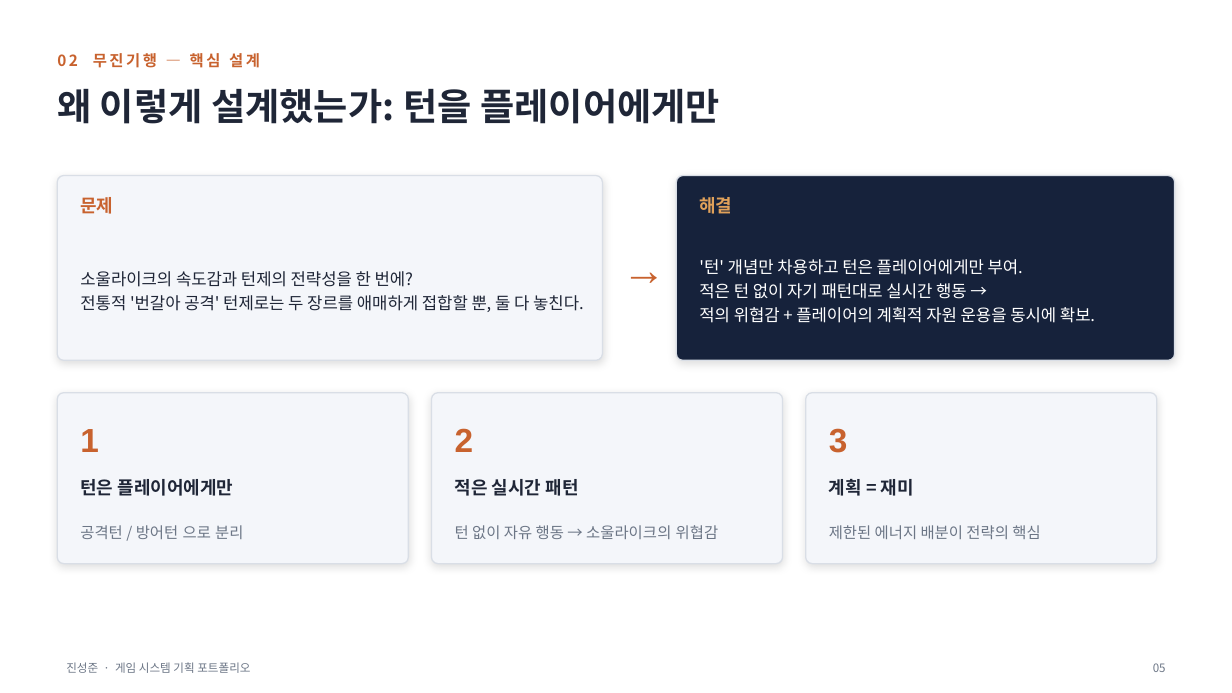
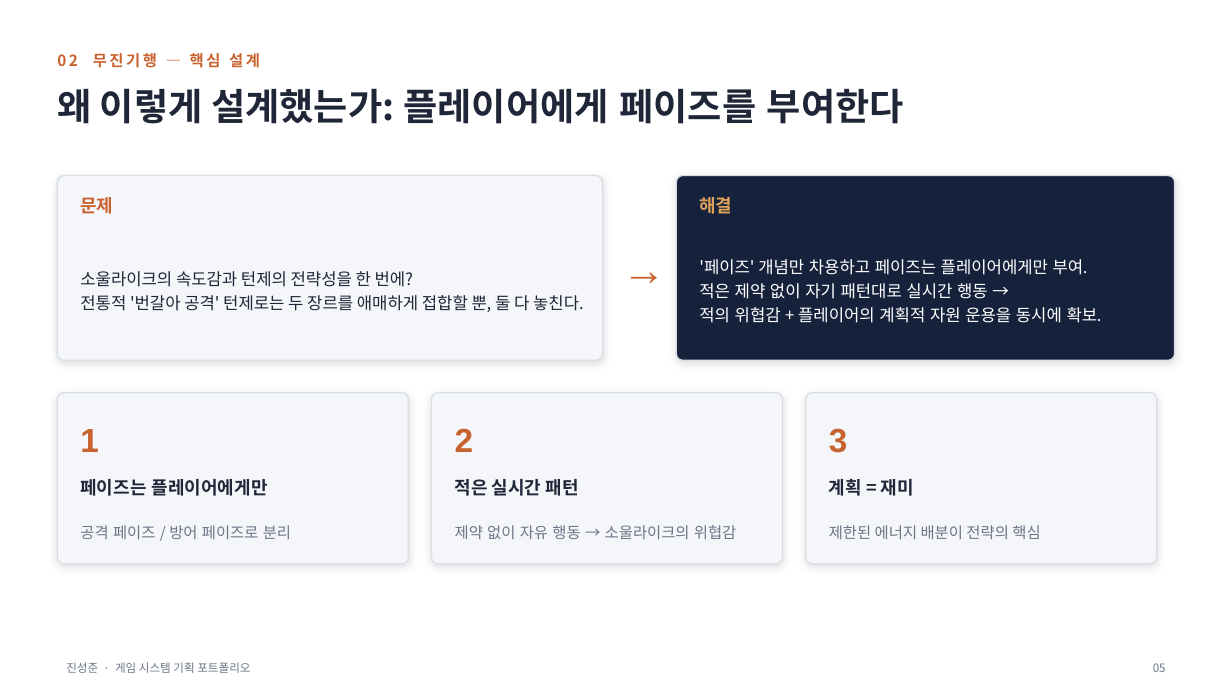
Before and after one commit to nohc2001/PulseCity, a slide deck: slide 5 of 포트폴리오/진성준/진성준_기획_포트폴리오.pptx. Drawn at 1232x693 pixels with LibreOffice and Linux fonts; fonts in the diff are those of the drawing. Boxes give left, top, right and bottom in pixels: in the first picture for what was removed or moved away, otherwise in the second. Text is boxed around its words. In the diff, an @@ line names an element or a change of style, - is before the commit and + after.

```diff
--- a/포트폴리오/진성준/진성준_기획_포트폴리오.pptx
+++ b/포트폴리오/진성준/진성준_기획_포트폴리오.pptx
@@ text at bbox=[57, 88, 904, 124]: text changed @@
-왜 이렇게 설계했는가: 턴을 플레이어에게만
+왜 이렇게 설계했는가: 플레이어에게 페이즈를 부여한다
@@ text at bbox=[699, 259, 1088, 299]: text changed @@
-'턴' 개념만 차용하고 턴은 플레이어에게만 부여.
-적은 턴 없이 자기 패턴대로 실시간 행동 →
+'페이즈' 개념만 차용하고 페이즈는 플레이어에게만 부여.
+적은 제약 없이 자기 패턴대로 실시간 행동 →
@@ text at bbox=[80, 479, 268, 496]: text changed @@
-턴은 플레이어에게만
+페이즈는 플레이어에게만
@@ text at bbox=[80, 525, 291, 539]: text changed @@
-공격턴 / 방어턴 으로 분리
+공격 페이즈 / 방어 페이즈로 분리
@@ text at bbox=[455, 525, 736, 539]: text changed @@
-턴 없이 자유 행동 → 소울라이크의 위협감
+제약 없이 자유 행동 → 소울라이크의 위협감
```
Also in this commit, not shown: 2 other slides changed, 1 slide added, 1 other file.
